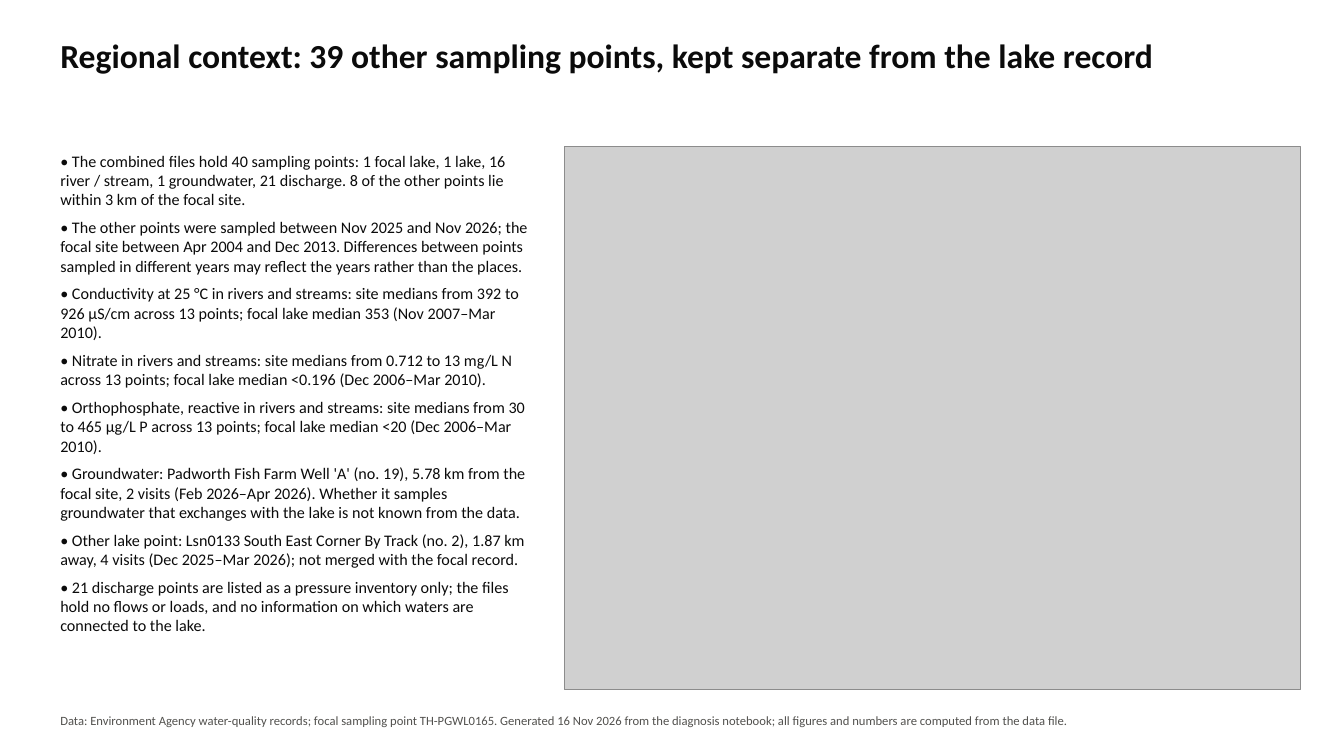
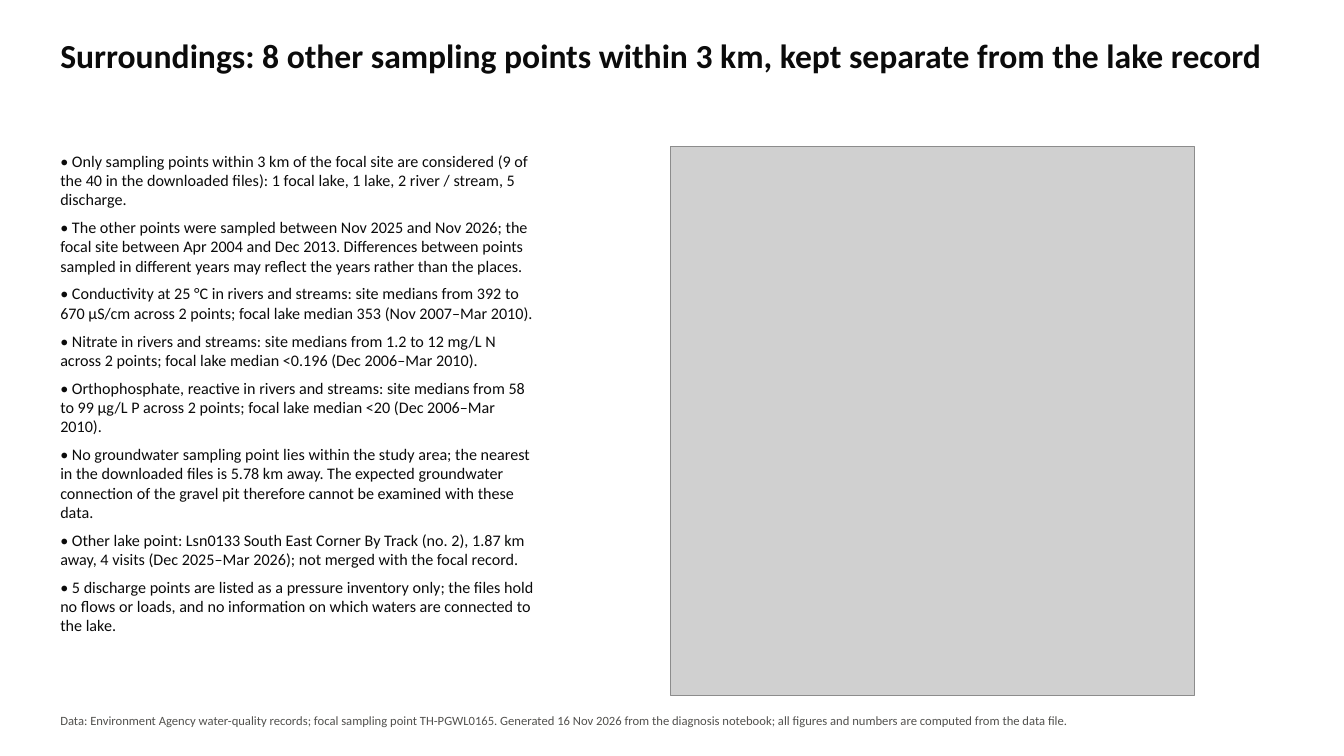
Before and after one commit to sofiamidauar/PhD-resources, a slide deck: slide 10 of KVP-water-quality-diagnosis/outputs/report/KVP_water_quality_summary.pptx. Drawn at 1344x756 pixels with LibreOffice and Linux fonts; fonts in the diff are those of the drawing; grey boxes stand for pictures. Boxes give left, top, right and bottom in pixels: in the first picture for what was removed or moved away, otherwise in the second. Text is boxed around its words. In the diff, an @@ line names an element or a change of style, - is before the commit and + after.

```diff
--- a/KVP-water-quality-diagnosis/outputs/report/KVP_water_quality_summary.pptx
+++ b/KVP-water-quality-diagnosis/outputs/report/KVP_water_quality_summary.pptx
@@ text at [60, 44, 1261, 74]: text changed @@
-Regional context: 39 other sampling points, kept separate from the lake record
+Surroundings: 8 other sampling points within 3 km, kept separate from the lake record
@@ picture: place and size @@
-picture at [565, 146, 1301, 690]
+picture at [670, 146, 1195, 696]
@@ text at [60, 155, 527, 208]: text changed @@
-• The combined files hold 40 sampling points: 1 focal lake, 1 lake, 16 river / stream, 1 groundwater, 21 discharge. 8 of the other points lie within 3 km of the focal site.
+• Only sampling points within 3 km of the focal site are considered (9 of the 40 in the downloaded files): 1 focal lake, 1 lake, 2 river / stream, 5 discharge.
@@ text at [60, 288, 533, 518]: text changed @@
-• Conductivity at 25 °C in rivers and streams: site medians from 392 to 926 µS/cm across 13 points; focal lake median 353 (Nov 2007–Mar 2010).
-• Nitrate in rivers and streams: site medians from 0.712 to 13 mg/L N across 13 points; focal lake median <0.196 (Dec 2006–Mar 2010).
-• Orthophosphate, reactive in rivers and streams: site medians from 30 to 465 µg/L P across 13 points; focal lake median <20 (Dec 2006–Mar 2010).
-• Groundwater: Padworth Fish Farm Well 'A' (no. 19), 5.78 km from the focal site, 2 visits (Feb 2026–Apr 2026). Whether it samples groundwater that exchanges with the lake is not known from the data.
+• Conductivity at 25 °C in rivers and streams: site medians from 392 to 670 µS/cm across 2 points; focal lake median 353 (Nov 2007–Mar 2010).
+• Nitrate in rivers and streams: site medians from 1.2 to 12 mg/L N across 2 points; focal lake median <0.196 (Dec 2006–Mar 2010).
+• Orthophosphate, reactive in rivers and streams: site medians from 58 to 99 µg/L P across 2 points; focal lake median <20 (Dec 2006–Mar 2010).
+• No groundwater sampling point lies within the study area; the nearest in the downloaded files is 5.78 km away. The expected groundwater connection of the gravel pit therefore cannot be examined with these data.
@@ text at [60, 581, 533, 631]: text changed @@
-• 21 discharge points are listed as a pressure inventory only; the files hold no flows or loads, and no information on which waters are connected to the lake.
+• 5 discharge points are listed as a pressure inventory only; the files hold no flows or loads, and no information on which waters are connected to the lake.
```
Also in this commit, not shown: 1 other slide changed, 4 other files.
